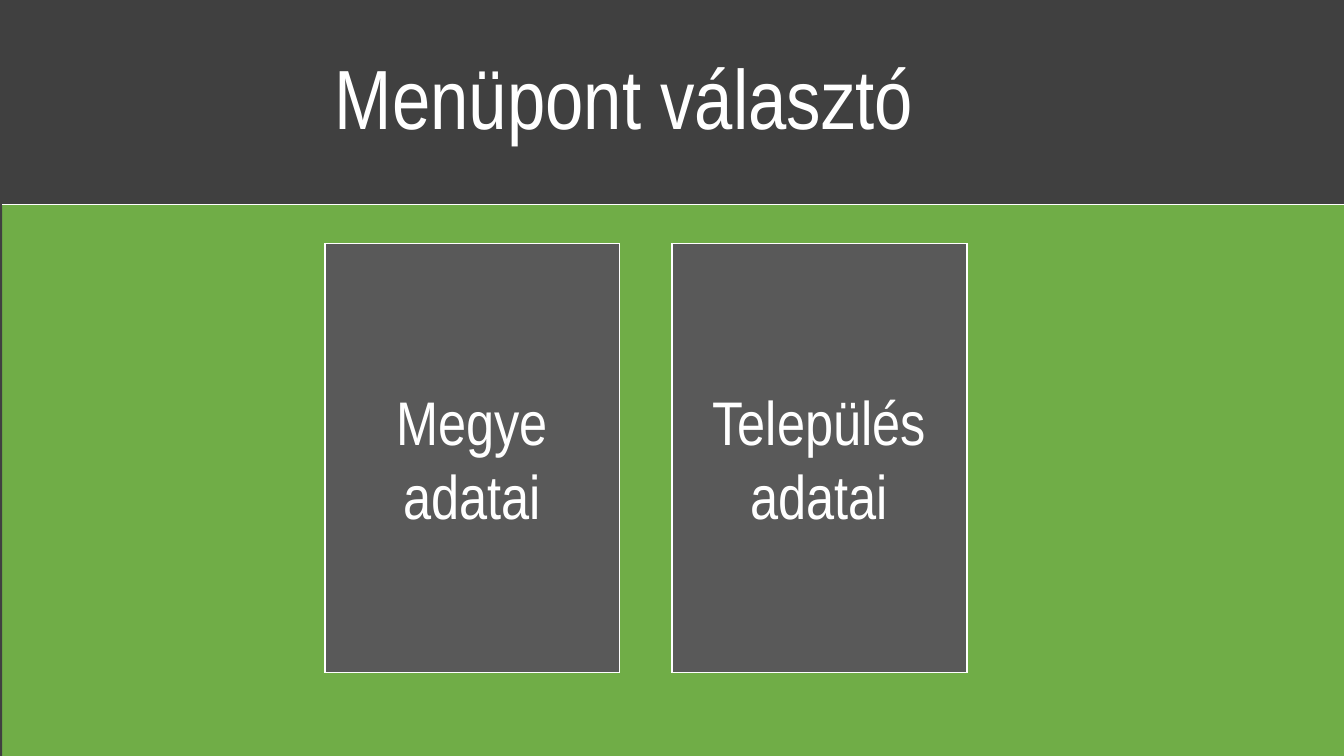
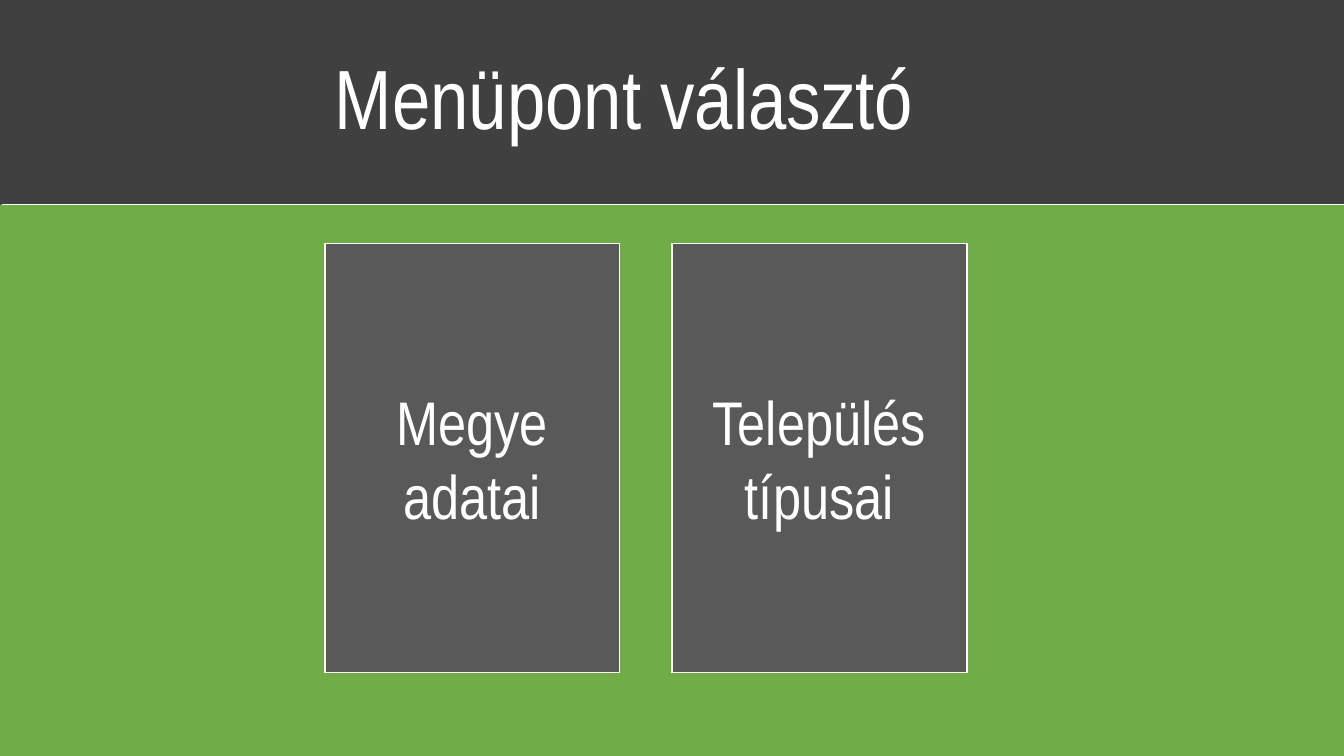
Before and after one commit to szbencek/nepesseg2025, a slide deck: slide 3 of nepesseg2025.pptx. Drawn at 1344x756 pixels with LibreOffice and Linux fonts; fonts in the diff are those of the drawing. Boxes give left, top, right and bottom in pixels: in the first picture for what was removed or moved away, otherwise in the second. Text is boxed around its words. In the diff, an @@ line names an element or a change of style, - is before the commit and + after.

```diff
--- a/nepesseg2025.pptx
+++ b/nepesseg2025.pptx
@@ rectangle removed at (0, 0, 2, 756) @@
@@ text in rectangle at (713, 399, 926, 531): text changed @@
-Település adatai
+Település típusai
```
Also in this commit, not shown: 3 other slides changed, 1 slide added, 1 other file.
